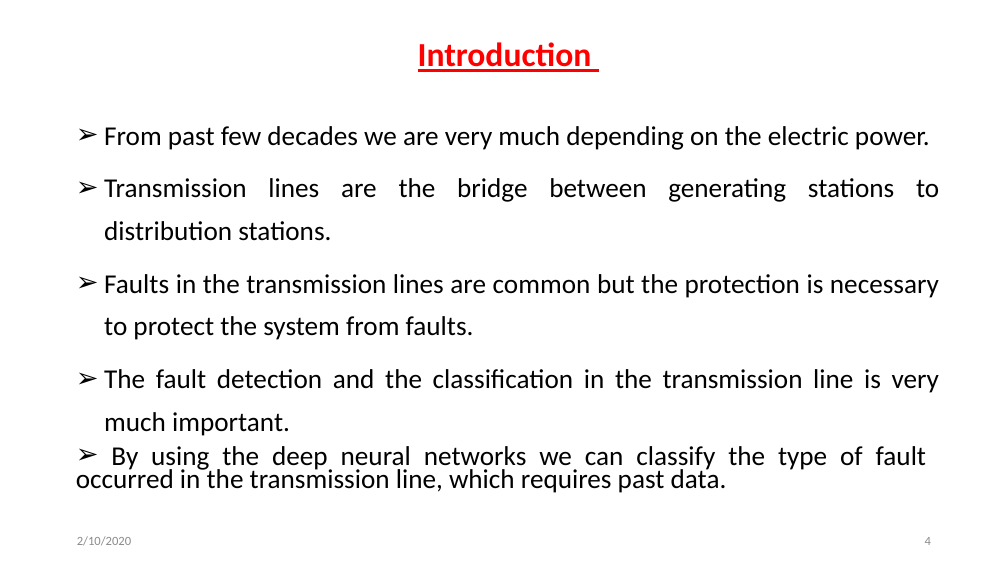
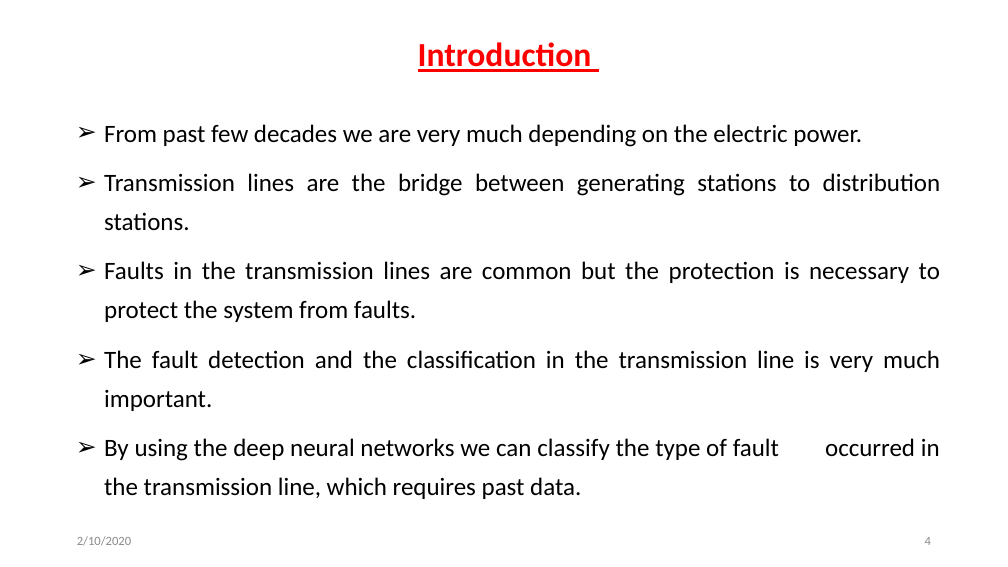
Before and after one commit to svec-final-year-project-eee/Project, a slide deck: slide 4 of Reviews/second review/Second Oral Presentation.pptx. Drawn at 1008x567 pixels with LibreOffice and Linux fonts; fonts in the diff are those of the drawing. Boxes give left, top, right and bottom in pixels: in the first picture for what was removed or moved away, otherwise in the second. Text is boxed around its words. In the diff, an @@ line names an element or a change of style, - is before the commit and + after.

```diff
--- a/Reviews/second review/Second Oral Presentation.pptx
+++ b/Reviews/second review/Second Oral Presentation.pptx
@@ subtitle "From past few decades we ..." at (104, 124, 941, 499): size 25.9 to 23.8 pt; indent changed; line spacing 0.7 to 1.3 @@
```
Also in this commit, not shown: 6 other slides changed, 1 slide removed.
